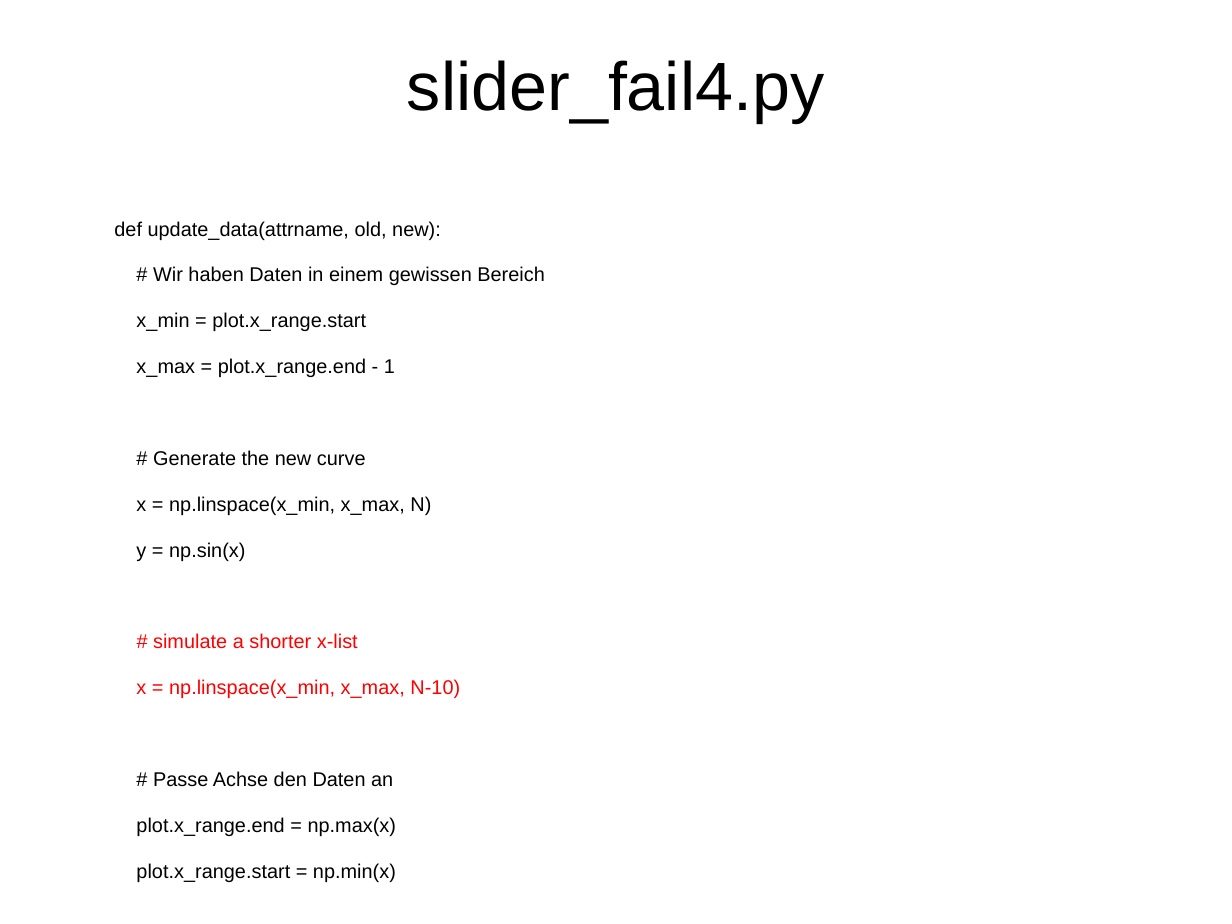
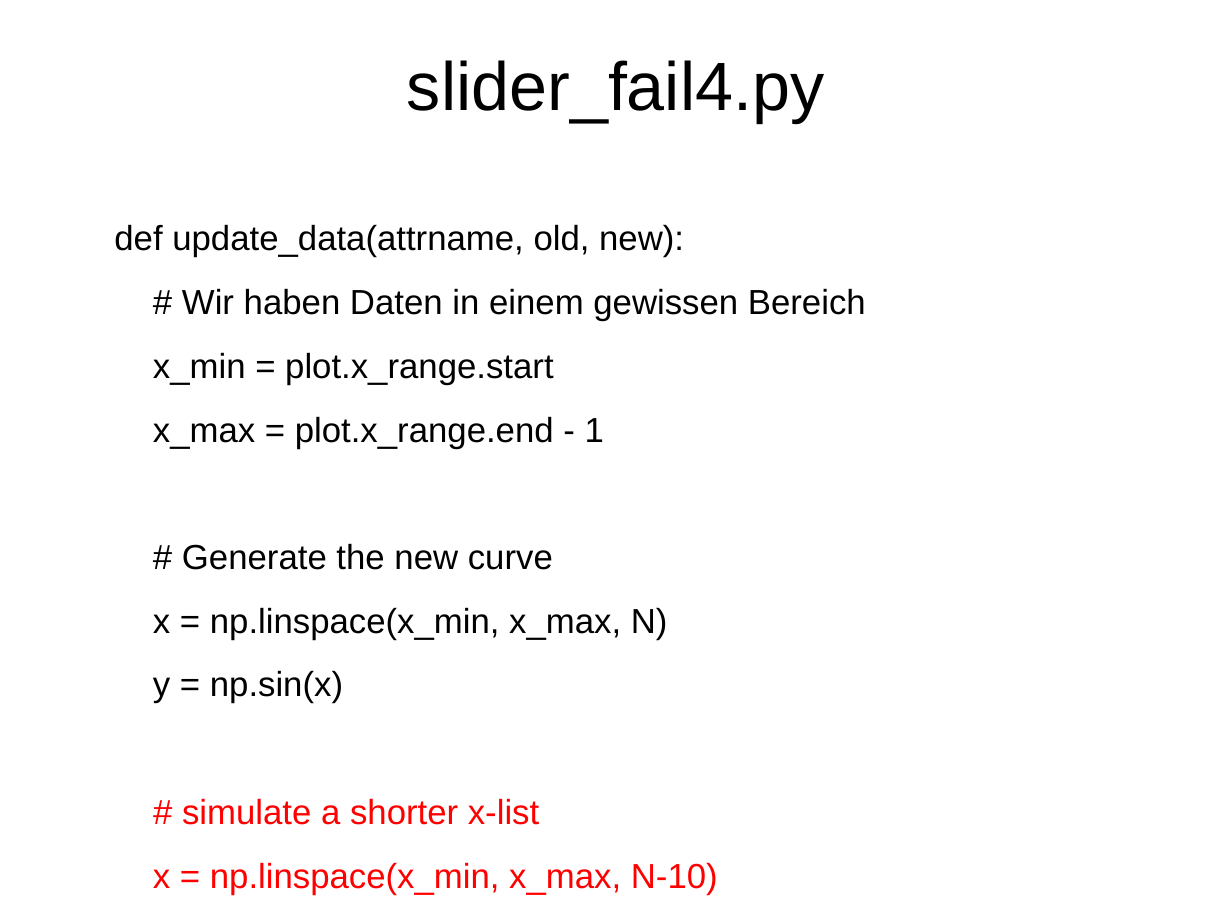
Before and after one commit to Inqbus/python_summit, a slide deck: slide 66 of vortrag/bokeh_sandra.odp. Drawn at 1232x924 pixels with LibreOffice and Linux fonts; fonts in the diff are those of the drawing. Boxes give left, top, right and bottom in pixels: in the first picture for what was removed or moved away, otherwise in the second. Text is boxed around its words. In the diff, an @@ line names an element or a change of style, - is before the commit and + after.

```diff
--- a/vortrag/bokeh_sandra.odp
+++ b/vortrag/bokeh_sandra.odp
@@ text "def update_data(attrname, old, new):" at [114, 224, 866, 895]: size 12.8 to 22.4 pt @@
@@ text at [136, 771, 397, 882]: paragraphs removed @@
-# Passe Achse den Daten an
-plot.x_range.end = np.max(x)
-plot.x_range.start = np.min(x)
```
Also in this commit, not shown: 7 other slides changed.
